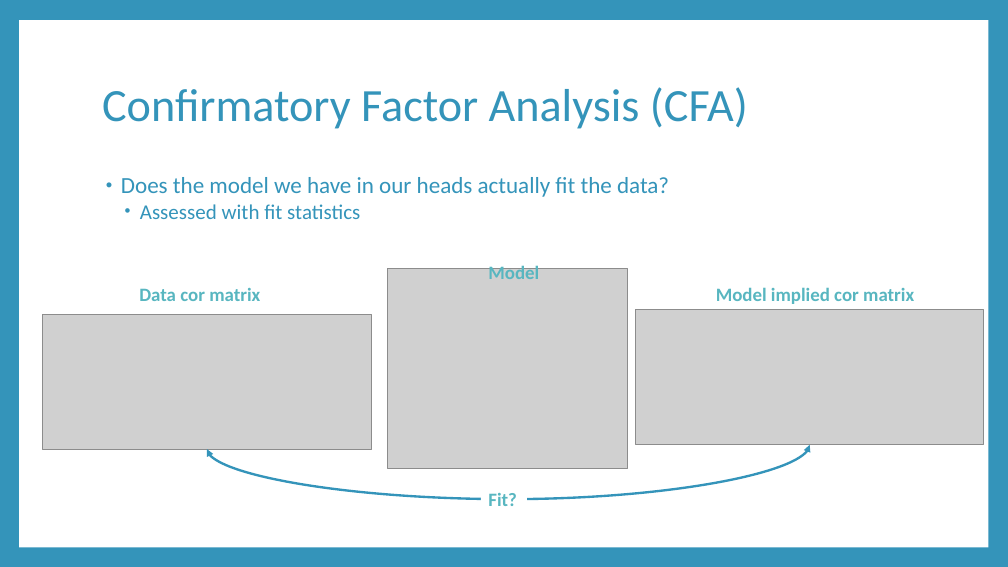
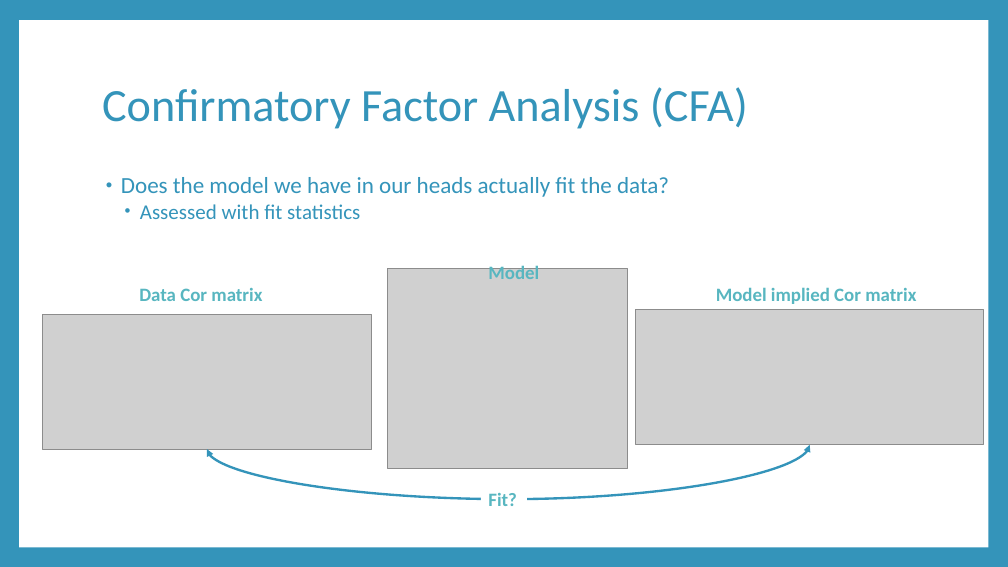
Before and after one commit to RandiLGarcia/datic-intro-to-r, a slide deck: slide 28 of docs/Day 2 Slides.pptx (slide 20 before the commit). Drawn at 1008x567 pixels with LibreOffice and Linux fonts; fonts in the diff are those of the drawing; grey boxes stand for pictures. Boxes give left, top, right and bottom in pixels: in the first picture for what was removed or moved away, otherwise in the second. Text is boxed around its words. In the diff, an @@ line names an element or a change of style, - is before the commit and + after.

```diff
--- a/docs/Day 2 Slides.pptx
+++ b/docs/Day 2 Slides.pptx
@@ text at [139, 288, 262, 301]: text changed @@
-Data cor matrix
+Data Cor matrix
@@ text at [716, 287, 916, 304]: text changed @@
-Model implied cor matrix
+Model implied Cor matrix
```
Also in this commit, not shown: 9 other slides changed, 9 slides added, 1 slide removed, 58 other files.
